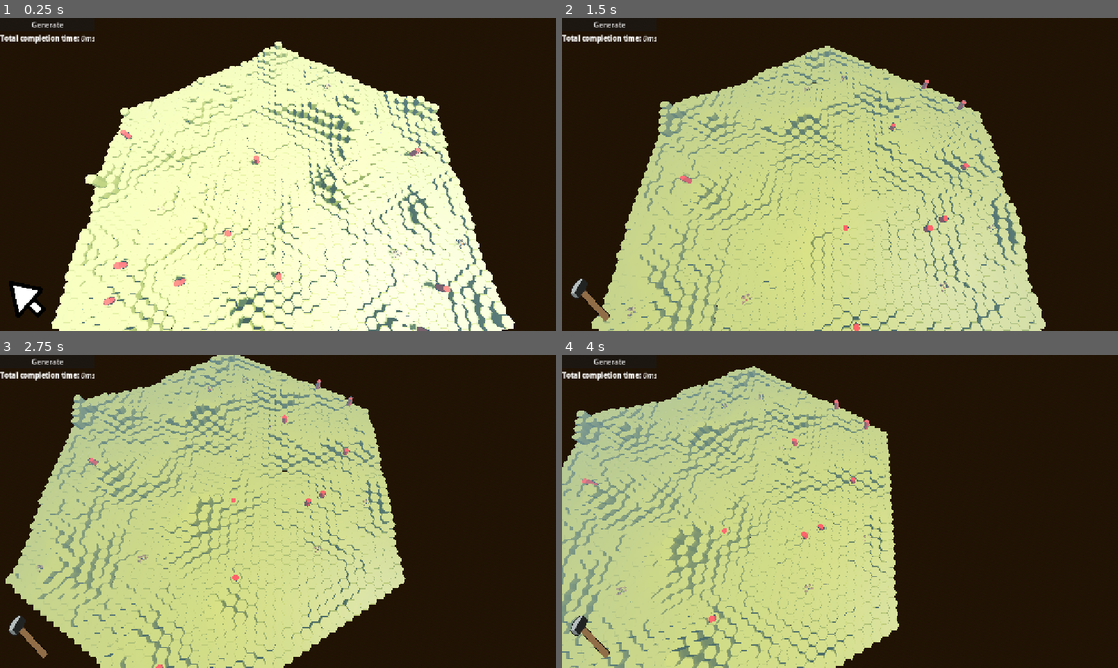
Above: before the commit, frames 1-4 (two rows, left to right).
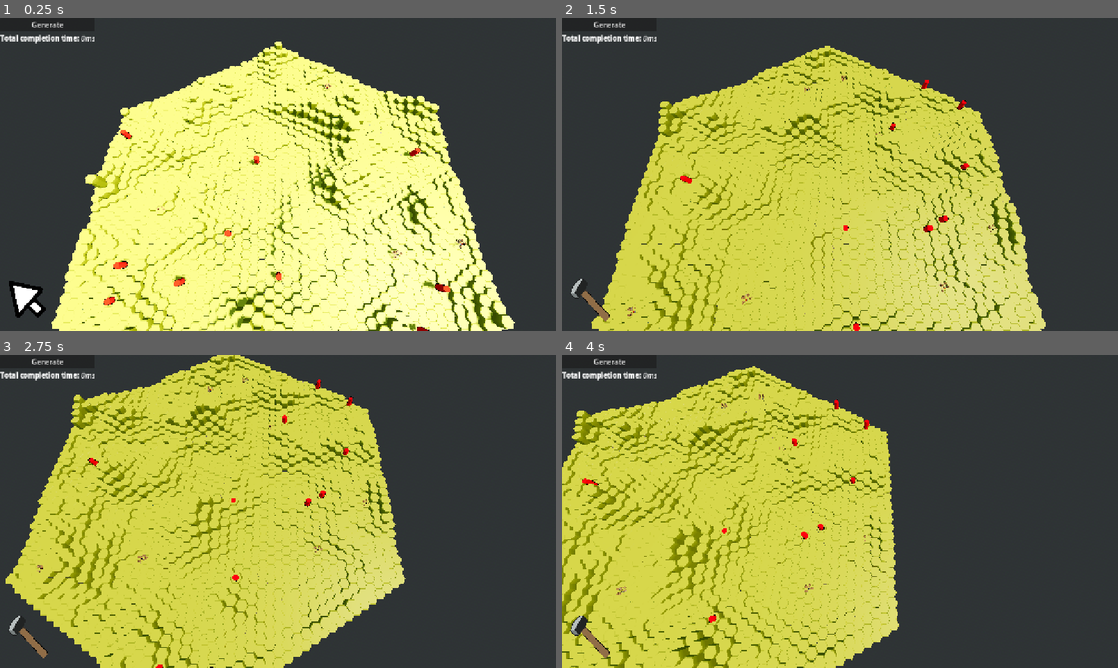
Above: after the commit, the same moments.

Repository: forzinkahd/HexaKingdomGameRepo
Game: Godot game, scene res://Scenes/GameScene.tscn
Two runs of this game, one before a commit and one after it. Both use one fixed random seed, a clock stepped at 60 frames per second and the inputs below.
Inputs (mouse positions are in pixels of both pictures, inside the frame that each line leads up to):
- Up to frame 1 (0.25 s): no input
- Up to frame 2 (1.5 s): click "Generate" at 0.5 s; tap Enter at 1.25 s; move the mouse to (962, 158) at 1.27 s; hold D (MoveRight) from 1.28 s (still down); tap 2 (Build) at 1.35 s; click (962, 158) at 1.42 s
- Up to frame 3 (2.75 s): move the mouse to (166, 527) at 2.02 s; release D (MoveRight) at 2.03 s; hold S (MoveBackwards) from 2.03 s (still down); click (166, 527) at 2.1 s
- Up to frame 4 (4 s): move the mouse to (895, 442) at 2.77 s; release S (MoveBackwards) at 2.78 s; hold D (MoveRight) 2.78-3.53 s; right-click (895, 442) at 2.85 s; move the mouse to (812, 574) at 3.52 s; hold W (MoveForward) from 3.53 s (still down); tap Q (RotateCameraLeft) at 3.6 s; click (812, 574) at 3.67 s

The runs differ from the first frame. In frame 1, 99% of the frame differs, in the area x 0-100%, y 0-100%; in frame 2, 99%; in frame 3, 99%; in frame 4, 99%.

Commit message:
fixed lighting and background sky color
background in worldenvironment, sky, sky material, ground, bottom and horizon color set to lighter colors

Diff:
--- /dev/null
+++ b/Resources/environment.tres
@@ -0,0 +1,55 @@
+[gd_resource type="Environment" format=3 uid="uid://c2ser6hsgkgxm"]
+
+[sub_resource type="ProceduralSkyMaterial" id="ProceduralSkyMaterial_7rq2r"]
+sky_top_color = Color(0.4509804, 0.6509804, 0.9490196, 1)
+sky_horizon_color = Color(0.9490196, 0.8509804, 0.6, 1)
+sky_energy_multiplier = 0.8
+ground_bottom_color = Color(0.86341727, 0.90720284, 0.9228439, 1)
+ground_horizon_color = Color(0.5727776, 0.6782748, 0.6883938, 1)
+ground_energy_multiplier = 0.4
+energy_multiplier = 0.8
+
+[sub_resource type="Sky" id="Sky_124qp"]
+sky_material = SubResource("ProceduralSkyMaterial_7rq2r")
+
+[resource]
+background_mode = 2
+background_color = Color(0.6039216, 0.21568628, 0.34509805, 1)
+background_canvas_max_layer = -100
+sky = SubResource("Sky_124qp")
+ambient_light_source = 3
+ambient_light_color = Color(0.8, 0.9019608, 1, 1)
+ambient_light_sky_contribution = 0.4
+ambient_light_energy = 0.7
+reflected_light_source = 1
+tonemap_mode = 3
+tonemap_exposure = 0.7
+tonemap_white = 1.1
+ssao_enabled = true
+ssao_radius = 0.7
+ssao_intensity = 0.6
+ssao_power = 1.2
+ssao_detail = 0.3
+ssao_sharpness = 0.75
+ssao_light_affect = 0.2
+ssil_enabled = true
+ssil_radius = 3.0
+ssil_intensity = 0.6
+ssil_sharpness = 0.7
+sdfgi_enabled = true
+sdfgi_bounce_feedback = 0.3
+sdfgi_energy = 0.8
+glow_enabled = true
+glow_intensity = 0.15
+glow_strength = 0.4
+glow_bloom = 0.05
+glow_hdr_threshold = 1.35
+glow_hdr_scale = 1.1
+fog_light_color = Color(0.43137255, 0.5058824, 0.5686275, 1)
+fog_density = 0.003
+fog_sky_affect = 0.0
+fog_height = 0.2
+adjustment_enabled = true
+adjustment_brightness = 0.97
+adjustment_contrast = 1.05
+adjustment_saturation = 1.05
--- a/Scenes/GameScene.tscn
+++ b/Scenes/GameScene.tscn
@@ -1,6 +1,7 @@
 [gd_scene format=3 uid="uid://cdf0etd2h0afb"]
 
 [ext_resource type="Script" uid="uid://divfigpu0u8i2" path="res://scripts/camera_script.gd" id="1_1xefc"]
+[ext_resource type="Environment" uid="uid://c2ser6hsgkgxm" path="res://Resources/environment.tres" id="1_124qp"]
 [ext_resource type="Texture2D" uid="uid://b23jrfa2h4i8l" path="res://Assets/Materials/SkyBG.png" id="2_l7mlp"]
 [ext_resource type="Script" uid="uid://cr1mxhuqd7thp" path="res://scripts/WorldGen/world_gen.gd" id="3_davhy"]
 [ext_resource type="Resource" uid="uid://c6hfos2qpgqth" path="res://Resources/GenerationSettings/test.tres" id="4_58wc8"]
@@ -15,37 +16,6 @@
 [ext_resource type="Script" uid="uid://d1hyrsiry3aym" path="res://scripts/interaction.gd" id="12_tt8b8"]
 [ext_resource type="Texture2D" uid="uid://c043hv351ffiv" path="res://Assets/selectsprite.png" id="13_w22tq"]
 
-[sub_resource type="ProceduralSkyMaterial" id="ProceduralSkyMaterial_7rq2r"]
-sky_energy_multiplier = 1.1
-
-[sub_resource type="Sky" id="Sky_124qp"]
-sky_material = SubResource("ProceduralSkyMaterial_7rq2r")
-
-[sub_resource type="Environment" id="Environment_f2ci6"]
-background_mode = 2
-background_color = Color(0, 0.214146, 0.346416, 1)
-background_canvas_max_layer = -100
-sky = SubResource("Sky_124qp")
-ambient_light_source = 3
-ambient_light_sky_contribution = 0.6
-ambient_light_energy = 1.3
-reflected_light_source = 1
-tonemap_mode = 3
-tonemap_exposure = 1.1
-tonemap_white = 2.0
-ssao_enabled = true
-ssil_enabled = true
-sdfgi_enabled = true
-glow_enabled = true
-fog_enabled = true
-fog_light_color = Color(0.395135, 0.482894, 0.519378, 1)
-fog_density = 0.015
-fog_sky_affect = 0.0
-fog_height = 1.0
-adjustment_enabled = true
-adjustment_contrast = 1.1
-adjustment_saturation = 1.2
-
 [sub_resource type="CameraAttributesPractical" id="CameraAttributesPractical_1lvu4"]
 dof_blur_far_enabled = true
 dof_blur_far_distance = 40.0
@@ -57,7 +27,8 @@
 transform = Transform3D(1, 0, 0, 0, 1, 0, 0, 0, 1, -0.117906, 15.1842, 10.1434)
 
 [node name="Camera3D" type="Camera3D" parent="CameraParent" unique_id=553882186 node_paths=PackedStringArray("sun")]
-transform = Transform3D(1, 0, 0, 0, 0.998537, -0.0540788, 0, 0.0540788, 0.998537, 0, 0, 0)
+transform = Transform3D(1, 0, 0, 0, 0.9985367, -0.054078784, 0, 0.054078784, 0.9985367, 0, 0, 0)
+current = true
 script = ExtResource("1_1xefc")
 movespeed = 18
 zoom = Vector2(40, 90)
@@ -68,12 +39,17 @@
 [node name="Scene" type="Node3D" parent="." unique_id=498803468]
 
 [node name="WorldEnvironment" type="WorldEnvironment" parent="Scene" unique_id=1979913615]
-environment = SubResource("Environment_f2ci6")
+environment = ExtResource("1_124qp")
 camera_attributes = SubResource("CameraAttributesPractical_1lvu4")
 
 [node name="DirectionalLight3D" type="DirectionalLight3D" parent="Scene" unique_id=2040763329]
 transform = Transform3D(0.151402, -0.877164, 0.455698, 0.0622852, 0.468562, 0.881232, -0.986508, -0.105037, 0.125576, 0, 4.09007, 0)
+light_color = Color(1, 0.92941177, 0.84705883, 1)
+light_indirect_energy = 0.6
 shadow_enabled = true
+shadow_bias = 0.07
+shadow_normal_bias = 1.3
+shadow_blur = 1.1
 directional_shadow_mode = 0
 sky_mode = 1
 
--- a/scripts/camera_script.gd
+++ b/scripts/camera_script.gd
@@ -14,6 +14,7 @@
 	parent = get_parent()
 	adjust_height()
 	adjust_rotation()
+	make_current()
 
 
 func _process(delta: float) -> void:
